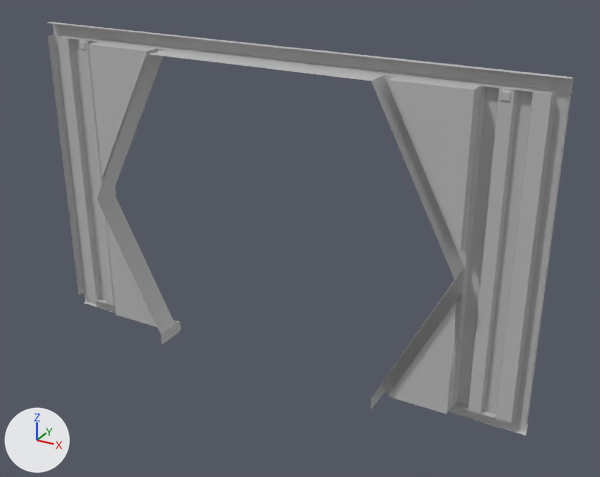
A saved change to the FBX model Assets/Ressources/FBX/Building/MOD_Wall_door_01_5x12_5.fbx.
Camera for both pictures: a camera (50 mm lens) standing at (14.6, -24.6, 17.8) and looking at (1.2, -0.2, 5.7). Every picture has the same lights, and +X, +Y and +Z are marked at lower left. Where no turn or scale is listed for an object, it has been applied to the vertices. Vertices at the same position are counted once.

Before the edit, the objects in view are built like this:
```python
me_mesh = bpy.data.meshes.new('Mesh')
me_mesh.from_pydata(...)  # 1098 vertices, 940 faces; spans x -10.1..10.1, y -1.2..0.1, z 0.0..12.5
me_mesh.materials.append(mat_mat_wall_door_01)  # grey #bcbcbc
ob_mod_wall_door_01_5x12_5 = bpy.data.objects.new('MOD_Wall_door_01_5x12_5', me_mesh)
ob_mod_wall_door_01_5x12_5.location = (0.0, 0.0, 0.0)
```
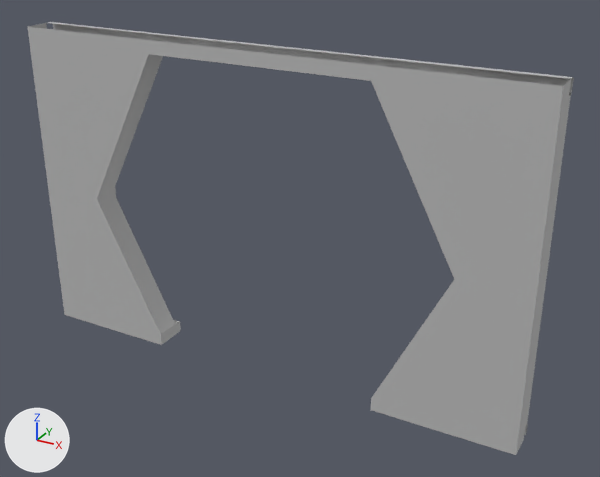
The newer file is also turned or shifted as a whole; pictures and numbers use the older file's frame.

Boxes [x1, y1, x2, y2] around the edits, measured in the pictures (600 x 477 px):
```json
{"object": "MOD_Wall_door_01_5x12_5", "change": "reshaped", "before": [48, 22, 574, 435], "after": [28, 22, 574, 455]}
{"part": 1, "of": "me_mesh", "change": "added", "after": [28, 23, 571, 455]}
```

Scene script edits in JSON lines:
```json
{"op": "add", "block": "mat_mat_wall_door_int_01", "code": ["mat_mat_wall_door_int_01 = principled_material('MAT_Wall_door_Int_01')", "mat_mat_wall_door_int_01.base_color = (0.5, 0.5, 0.5)  # grey #bcbcbc", "mat_mat_wall_door_int_01.roughness = 0.749"]}
{"block": "me_mesh", "where": "# used by ob_mod_wall_door_01_5x12_5; location = (0.0, 0.0, 0.0)"}
{"op": "remove", "block": "me_mesh", "code": "me_mesh.from_pydata(...)  # 1098 vertices, 940 faces; spans x -10.1..10.1, y -1.2..0.1, z 0.0..12.5"}
{"op": "add", "block": "me_mesh", "code": "me_mesh.from_pydata(...)  # 1116 vertices, 958 faces; spans x -10.1..10.1, y -1.2..0.1, z 0.0..12.5"}
{"block": "me_mesh", "change": "me_mesh part 1"}
{"block": "me_mesh", "change": "12 vertices are added at x -10.1..10.1, y -1.2..-0.2, z 0.0..12.5"}
{"block": "me_mesh", "change": "6 new vertices lie (0.0, -1.0, 0.0) away from vertices in x -10.1..10.1, y -0.2, z 0.5..12.5"}
{"block": "me_mesh", "change": "18 new faces join them, mat_mat_wall_door_int_01 (grey #bcbcbc)"}
{"op": "add", "block": "me_mesh", "code": "me_mesh.materials.append(mat_mat_wall_door_int_01)  # grey #bcbcbc"}
```
